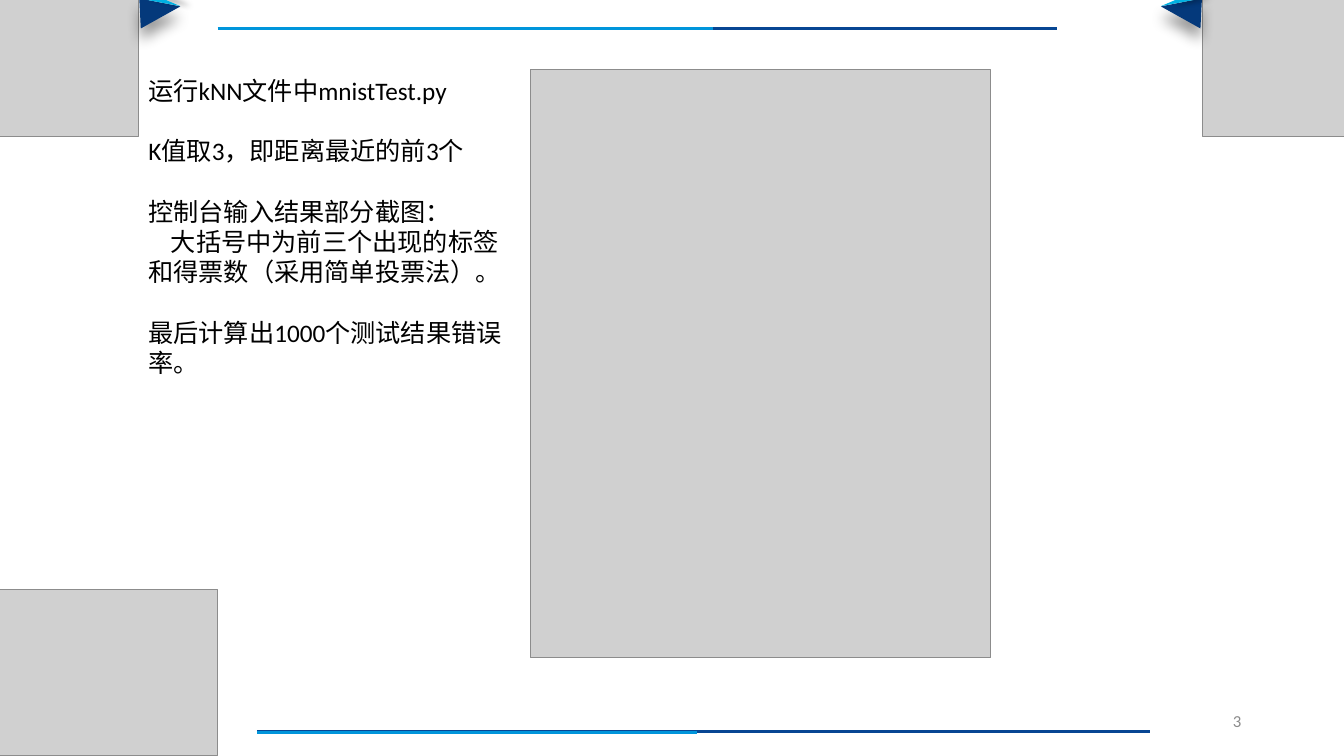
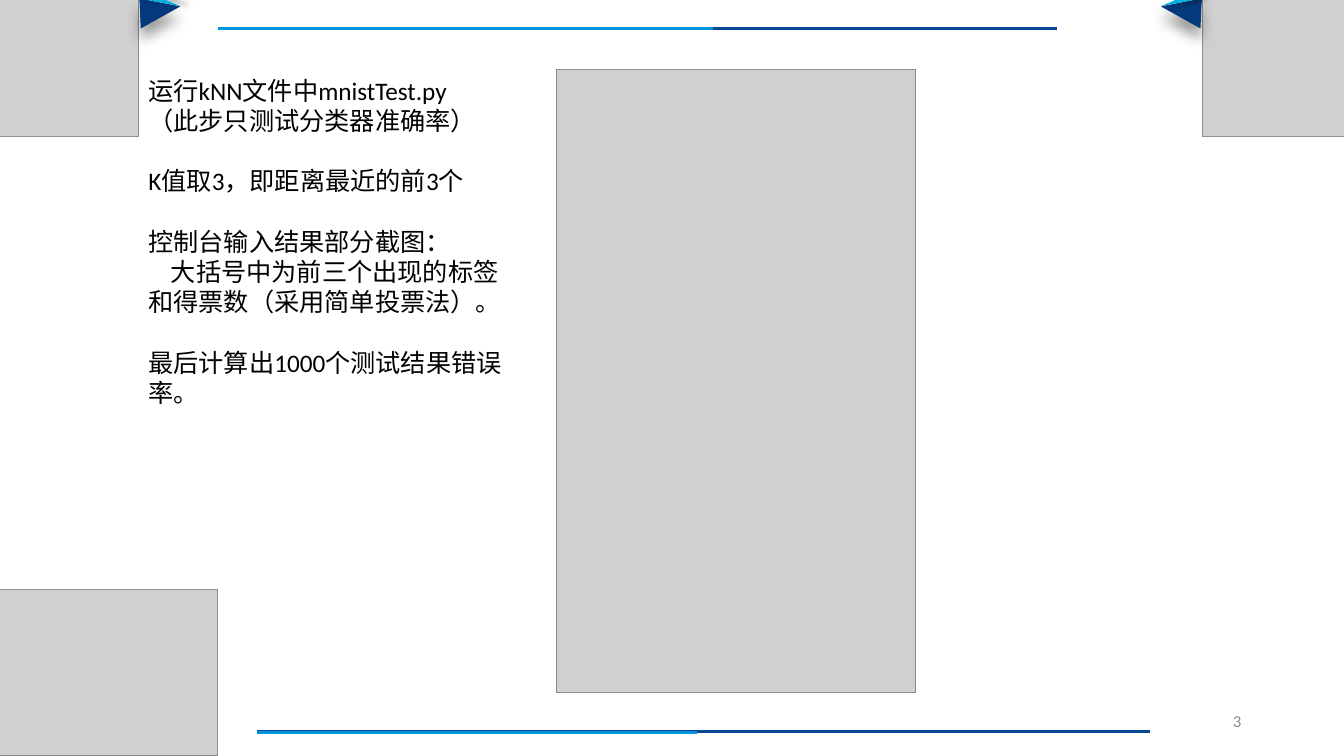
Before and after one commit to 01369668/kNN_HandwrittenNumberRecognition, a slide deck: slide 3 of directions/kNN算法demo介绍.pptx. Drawn at 1344x756 pixels with LibreOffice and Linux fonts; fonts in the diff are those of the drawing; grey boxes stand for pictures. Boxes give left, top, right and bottom in pixels: in the first picture for what was removed or moved away, otherwise in the second. Text is boxed around its words. In the diff, an @@ line names an element or a change of style, - is before the commit and + after.

```diff
--- a/directions/kNN算法demo介绍.pptx
+++ b/directions/kNN算法demo介绍.pptx
@@ picture resized from (x1=530, y1=70, x2=991, y2=657) to (x1=557, y1=70, x2=915, y2=693) @@
@@ text at (x1=148, y1=108, x2=476, y2=133): paragraph added @@
+（此步只测试分类器准确率）
```
Also in this commit, not shown: 3 other slides changed, 2 other files.
